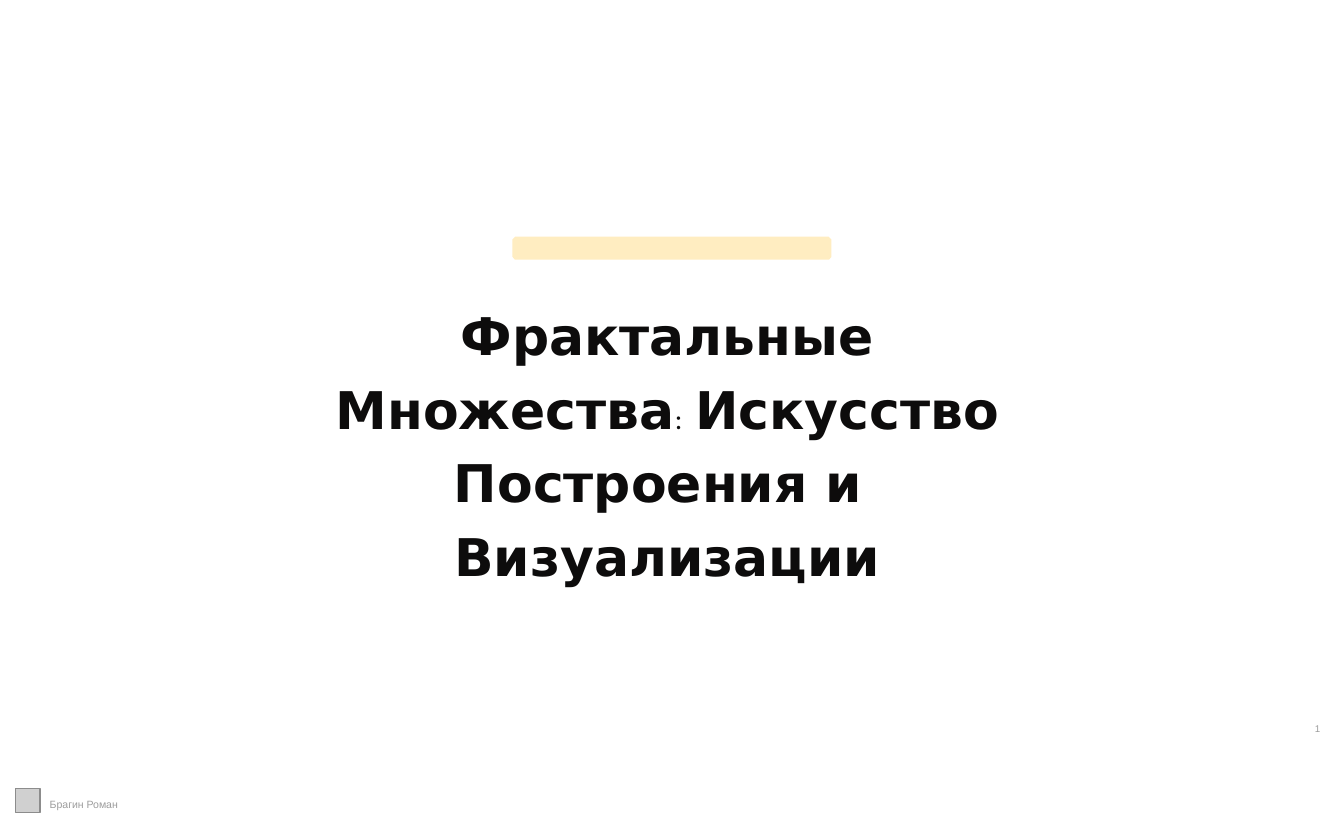
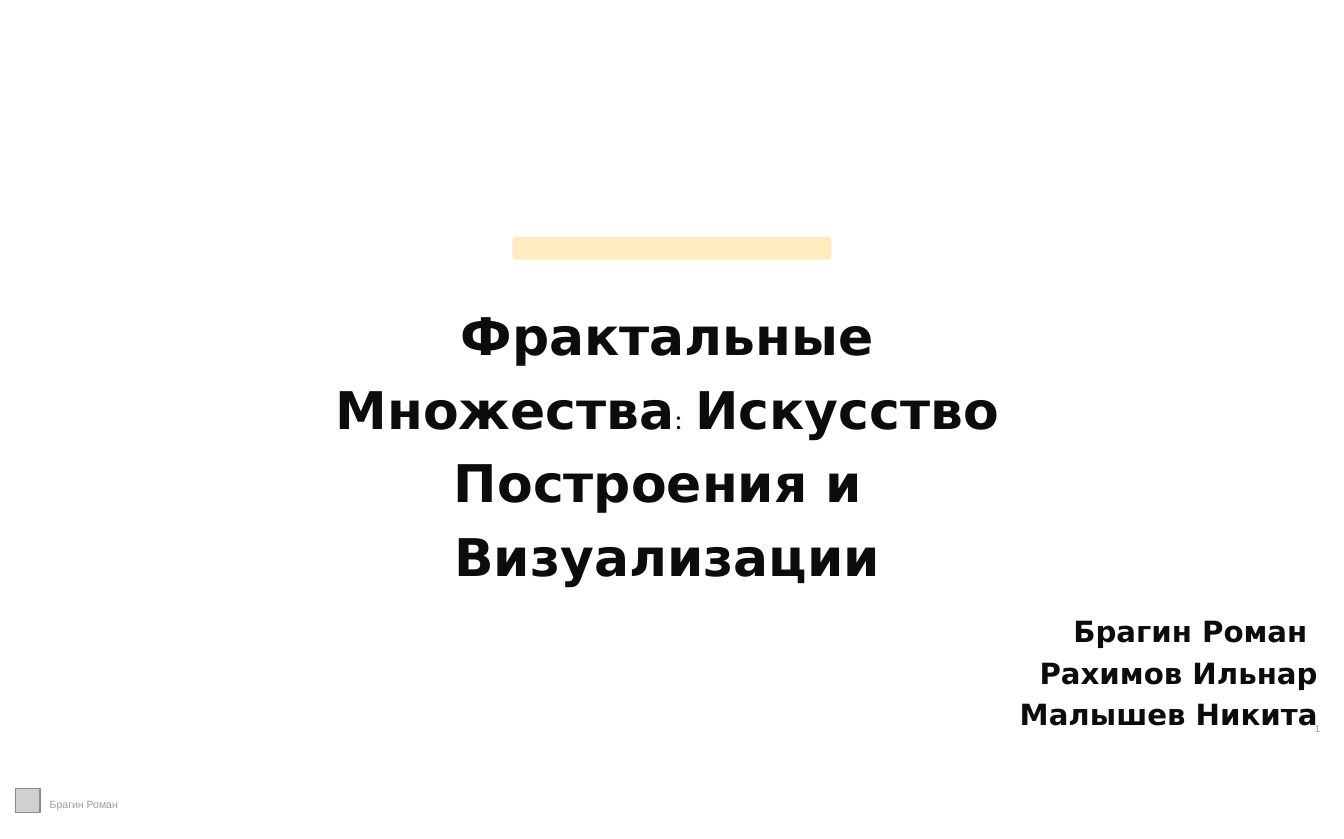
Before and after one commit to mushdi12/tfcp_lab_1, a slide deck: slide 1 of Лаба 1 Тфкп.pptx. Drawn at 1344x839 pixels with LibreOffice and Linux fonts; fonts in the diff are those of the drawing; grey boxes stand for pictures. Boxes give left, top, right and bottom in pixels: in the first picture for what was removed or moved away, otherwise in the second. Text is boxed around its words. In the diff, an @@ line names an element or a change of style, - is before the commit and + after.

```diff
--- a/Лаба 1 Тфкп.pptx
+++ b/Лаба 1 Тфкп.pptx
@@ title added at bbox=[1020, 620, 1318, 732], 18 pt, text #0D0C0C, bold @@
+Брагин Роман
+Рахимов Ильнар
+Малышев Никита
```
Also in this commit, not shown: 2 other slides changed, 3 slides added.
